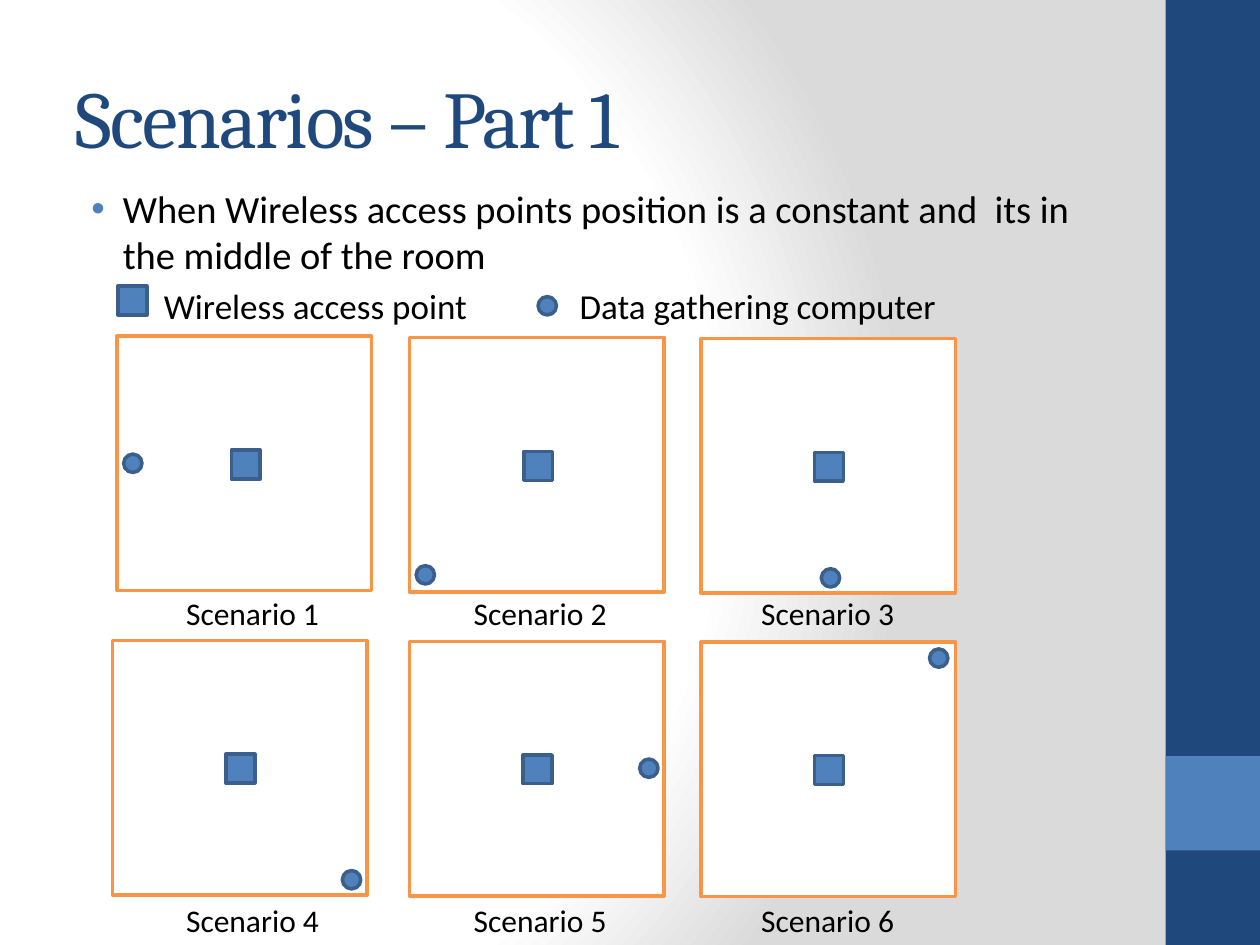
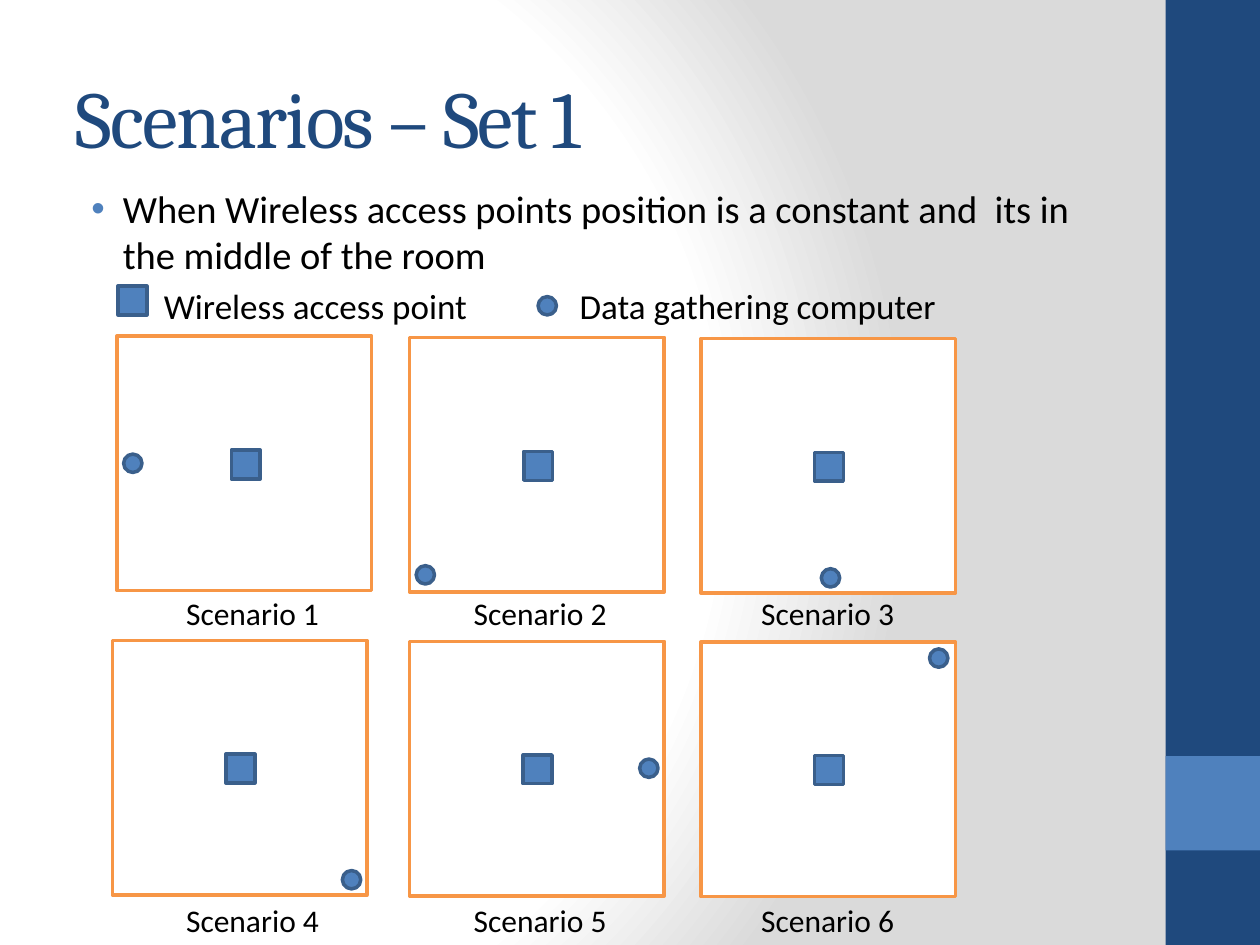
Before and after one commit to jithendra89/research, a slide deck: slide 5 of presentations/interim-final.pptx (slide 4 before the commit). Drawn at 1260x945 pixels with LibreOffice and Linux fonts; fonts in the diff are those of the drawing. Boxes give left, top, right and bottom in pixels: in the first picture for what was removed or moved away, otherwise in the second. Text is boxed around its words. In the diff, an @@ line names an element or a change of style, - is before the commit and + after.

```diff
--- a/presentations/interim-final.pptx
+++ b/presentations/interim-final.pptx
@@ title at box(76, 93, 581, 149): text changed @@
-Scenarios – Part 1
+Scenarios – Set 1
```
Also in this commit, not shown: 5 other slides changed, 3 slides added.
